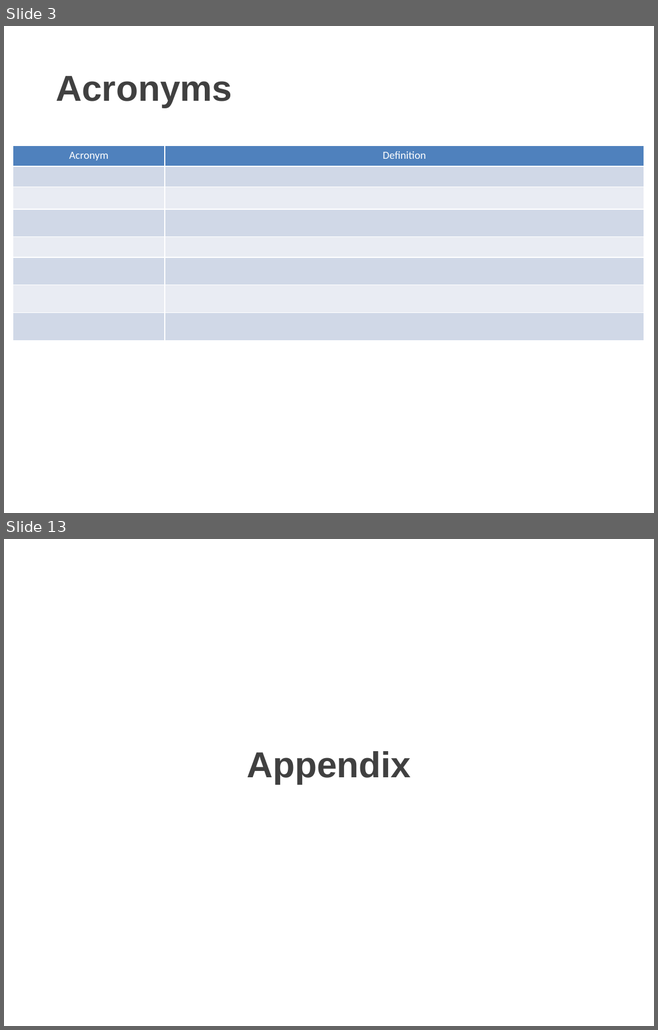
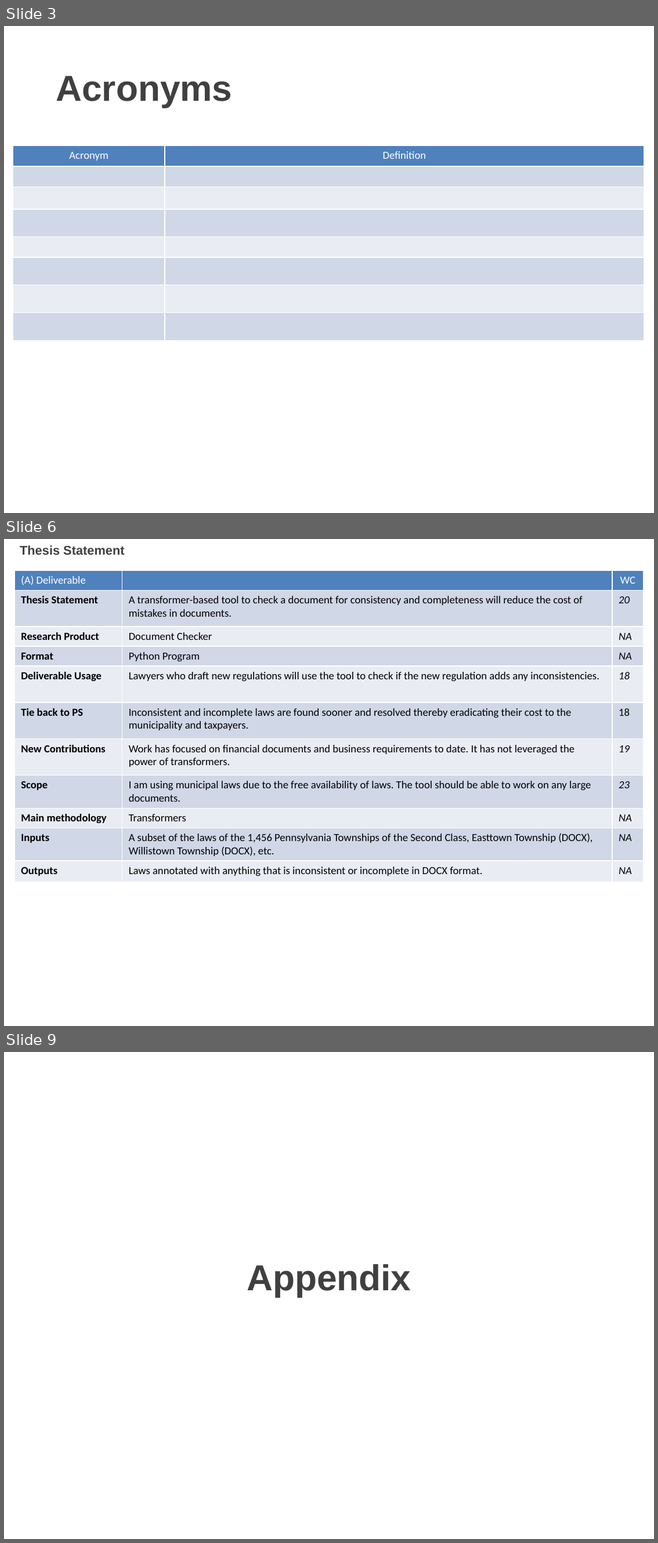
Before and after one commit to OwlSaver/GWU, a slide deck: SEAS 8599/Lecture 02/Wacey_Michael_HW#2_SEAS_8599_DA2.pptx. Shown one above the other, each under a label of ours: slides 3 and 13 before the commit, slides 3, 6 and 9 after it; the slides between them are not shown. The pictures are 658x1030 and 658x1543 pixels, drawn with LibreOffice and Linux fonts; fonts in the diff are those of the drawing; background and template pictures are left out. Boxes give left, top, right and bottom in pixels: in the first picture for what was removed or moved away, otherwise in the second. Text is boxed around its words. In the diff, an @@ line names an element or a change of style, - is before the commit and + after.

```diff
--- a/SEAS 8599/Lecture 02/Wacey_Michael_HW#2_SEAS_8599_DA2.pptx
+++ b/SEAS 8599/Lecture 02/Wacey_Michael_HW#2_SEAS_8599_DA2.pptx
@@ slide 6 added at <box>4,539,654,1026</box>, background picture (left out) @@
@@ text added at <box>20,545,124,555</box>, 14 pt, text #404040, bold @@
+Thesis Statement
@@ table added at <box>14,570,643,880</box>, 11 rows, 3 columns @@
+(A) Deliverable |  | WC
+Thesis Statement | A transformer-based tool to check a document for consistency and completeness will reduce the cost of mistakes in documents. | 20
+Research Product | Document Checker | NA
+Format | Python Program | NA
+Deliverable Usage | Lawyers who draft new regulations will use the tool to check if the new regulation adds any inconsistencies. | 18
+Tie back to PS | Inconsistent and incomplete laws are found sooner and resolved thereby eradicating their cost to the municipality and taxpayers. | 18
+New Contributions | Work has focused on financial documents and business requirements to date. It has not leveraged the power of transformers. | 19
+Scope | I am using municipal laws due to the free availability of laws. The tool should be able to work on any large documents. | 23
+Main methodology | Transformers | NA
+Inputs | A subset of the laws of the 1,456 Pennsylvania Townships of the Second Class, Easttown Township (DOCX), Willistown Township (DOCX), etc. | NA
+Outputs | Laws annotated with anything that is inconsistent or incomplete in DOCX format. | NA
@@ what was slide 13 is now slide 9 @@
```
Also in this commit, not shown: 2 slides changed, 4 other slides added, 9 slides removed, 44 other files.
